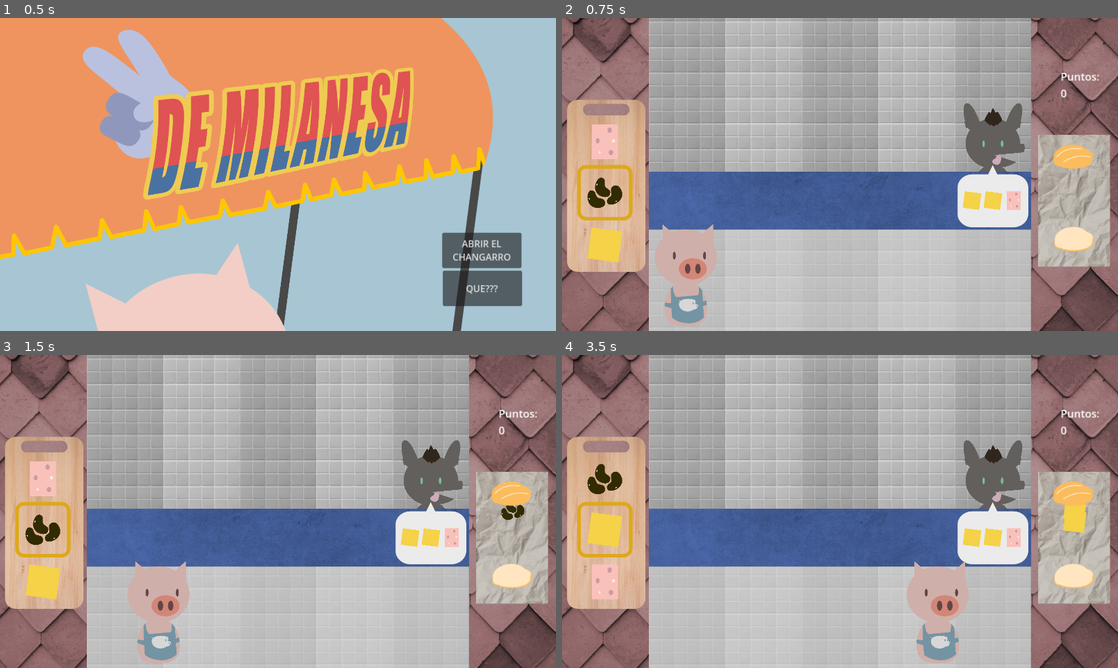
Above: before the commit, frames 1-4 (two rows, left to right).
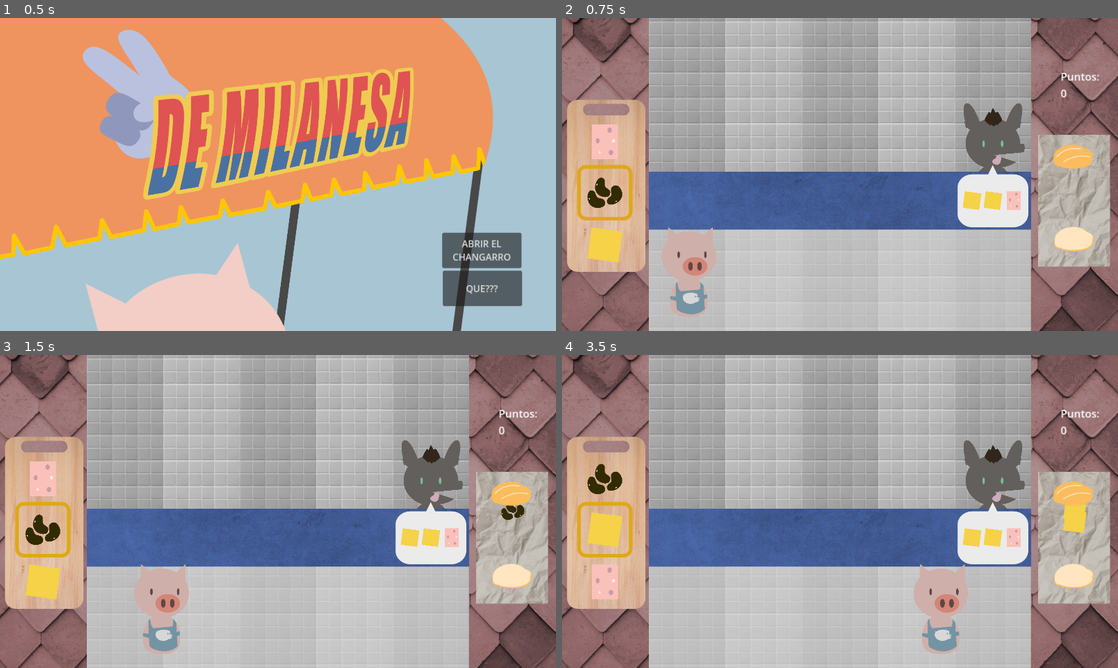
Above: after the commit, the same moments.

Repository: supersweet-dev/dos-de-milanesa
Game: Godot game, scene res://scenes/screens/main_menu.tscn
The game is run twice, just before and just after one commit, with the same random seed, the same clock (stepped at 60 frames per second) and the same inputs.
Inputs:
- Up to frame 1 (0.5 s): no input
- Up to frame 2 (0.75 s): click "ABRIR EL CHANGARRO" at 0.5 s
- Up to frame 3 (1.5 s): tap Enter at 1.25 s; hold Right (move_right) from 1.28 s (still down); tap Space (ingredients_add) at 1.35 s
- Up to frame 4 (3.5 s): release Right (move_right) at 2.03 s; hold S (ingredients_down) 2.03-2.78 s; tap Up (serve_order) at 2.1 s; tap Space (ingredients_add) at 2.75, 2.85 s; hold Right (move_right) from 2.78 s (still down)

Frame 1 is identical in both runs. In frame 2, 0.8% of the frame differs, in the area x 16-28%, y 65-98%; in frame 3, 0.9%; in frame 4, 1.1%, in the area x 62-74%, y 66-99%.

Commit message:
Readability rewrites

Diff:
--- a/scenes/player.tscn
+++ b/scenes/player.tscn
@@ -4,17 +4,17 @@
 [ext_resource type="Script" uid="uid://cg70ewf3pl0c" path="res://scripts/player.gd" id="1_onrkg"]
 
 [sub_resource type="CapsuleShape2D" id="CapsuleShape2D_onrkg"]
-radius = 74.0
-height = 306.0
+radius = 65.0
+height = 304.0
 
 [node name="MiggyPiggy" type="CharacterBody2D"]
 script = ExtResource("1_onrkg")
 
 [node name="Miggy-piggy-sketch" type="Sprite2D" parent="."]
-scale = Vector2(0.25, 0.25)
+scale = Vector2(0.22, 0.22)
 texture = ExtResource("1_4flbx")
-offset = Vector2(-10, -770)
+offset = Vector2(0, -770)
 
 [node name="CollisionShape2D" type="CollisionShape2D" parent="."]
-position = Vector2(-2, -137)
+position = Vector2(0, -137)
 shape = SubResource("CapsuleShape2D_onrkg")
--- a/scenes/screens/game.tscn
+++ b/scenes/screens/game.tscn
@@ -87,7 +87,7 @@
 position = Vector2(528, 0)
 
 [node name="MiggyPiggy" parent="." instance=ExtResource("1_kauht")]
-position = Vector2(430, 1061)
+position = Vector2(438, 1029)
 
 [node name="Score" type="Label" parent="."]
 offset_left = 1722.0
--- a/scripts/queue-system.gd
+++ b/scripts/queue-system.gd
@@ -1,26 +1,33 @@
 extends Node2D
-@onready var ingredient_menu = $"../IngredientsMenu"
+
 @export var lane_total = 5
 @export var lanes: Array[int] = []
 @export var client_scene: PackedScene = preload("res://scenes/client.tscn")
 @export var spawn_area_y: int = 620
 @export var max_clients_per_lane: int = 3
-@export var player: CharacterBody2D
 
+@onready var player: CharacterBody2D = get_node("../MiggyPiggy")
+@onready var ingredient_menu = $"../IngredientsMenu"
 @onready var game_timer = $"../GameTimer"
 @onready var score_label = $"../Score"
+
+const BUBBLE_TEXTURE = preload("res://assets/game-ui/bubble.svg")
+const CLIENT_VERTICAL_SPACING = 180
+const CLIENT_DARKNESS_FACTOR = 0.2
+const INGREDIENT_SCALE = Vector2(0.08, 0.08)
 var score: int = 0
-
 var queues: Dictionary = {}
+var lane_nodes: Dictionary = {}
 
 func _ready():
 	for i in range(lane_total):
-		var lane_node = get_node("../OrderLanes/Lane" + str(i + 1))
+		var lane_node_path = "../OrderLanes/Lane" + str(i + 1)
+		var lane_node = get_node(lane_node_path)
 		lanes.append(int(lane_node.global_position.x))
+		lane_nodes[lanes[i]] = lane_node
 	_update_score_display(score)
 	game_timer.timeout.connect(_on_game_timer_timeout)
 	game_timer.start()
-	player = get_node("../MiggyPiggy")
 	for lane in lanes:
 		queues[lane] = [] # Initialize lane queues
 	ingredient_menu.torta_submitted.connect(_on_torta_submitted)
@@ -68,15 +75,16 @@
 	if lane_index == -1:
 		return
 
-	var lane_node = get_node("../OrderLanes/Lane" + str(lane_index + 1))
+	var lane_node = lane_nodes.get(lane)
+	var queue = queues[lane]
 
 	# Clear existing order display
 	for child in lane_node.get_children():
 		child.queue_free()
 
 	# Only display if there are clients in the lane
-	if queues[lane].size() > 0:
-		var front_client = queues[lane][0]
+	if queue.size() > 0:
+		var front_client = queue[0]
 		var order = front_client.order
 		var ingredient_count = order.size()
 
@@ -86,7 +94,7 @@
 
 		# Create and add the bubble background sprite
 		var bubble_sprite = Sprite2D.new()
-		bubble_sprite.texture = preload("res://assets/game-ui/bubble.svg")
+		bubble_sprite.texture = BUBBLE_TEXTURE
 		order_container.add_child(bubble_sprite)
 
 		# Calculate dynamic positioning
@@ -110,7 +118,7 @@
 		for i in range(ingredient_count):
 			var ingredient_sprite = Sprite2D.new()
 			ingredient_sprite.texture = order[i]
-			ingredient_sprite.scale = Vector2(0.08, 0.08)
+			ingredient_sprite.scale = INGREDIENT_SCALE
 
 			# Calculate position in grid
 			var col = i % columns
@@ -132,19 +140,20 @@
 	if available_lanes.size() > 0:
 		# Spawn in a random available lane
 		var lane = available_lanes[randi() % available_lanes.size()]
+		var queue = queues[lane]
 		var client = client_scene.instantiate()
-		client.position = Vector2(lane, spawn_area_y - (queues[lane].size() * 180))
+		client.position = Vector2(lane, spawn_area_y - (queue.size() * CLIENT_VERTICAL_SPACING))
 		client.set_order(GameData.get_random_order())
 
 		var random_texture = GameData.clients[randi() % GameData.clients.size()]
 		var sprite = client.get_node("ClientSprite")
 		sprite.texture = random_texture
-		var darkness_factor = 1.0 - (queues[lane].size() * 0.2)
+		var darkness_factor = 1.0 - (queue.size() * CLIENT_DARKNESS_FACTOR)
 		sprite.modulate = Color(darkness_factor, darkness_factor, darkness_factor)
 
 		add_child(client)
-		client.get_parent().move_child(client, 0)
-		queues[lane].append(client)
+		move_child(client, 0)
+		queue.append(client)
 
 		# Update order display
 		_update_order_display(lane)
@@ -154,18 +163,19 @@
 	_spawn_client()
 
 func dismiss_client(lane: int):
-	if queues[lane].size() > 0:
-		var client = queues[lane].pop_front()
+	var queue = queues[lane]
+	if queue.size() > 0:
+		var client = queue.pop_front()
 		client.queue_free()
 
 		# Move remaining clients up and update their shading
-		for i in range(queues[lane].size()):
-			var remaining_client = queues[lane][i]
-			remaining_client.position.y += 180
+		for i in range(queue.size()):
+			var remaining_client = queue[i]
+			remaining_client.position.y += CLIENT_VERTICAL_SPACING
 
 			# Recalculate darkness
 			var sprite = remaining_client.get_node("ClientSprite")
-			var darkness_factor = 1.0 - (i * 0.2)
+			var darkness_factor = 1.0 - (i * CLIENT_DARKNESS_FACTOR)
 			sprite.modulate = Color(darkness_factor, darkness_factor, darkness_factor)
 
 		# Update order display (will clear if lane is now empty)
